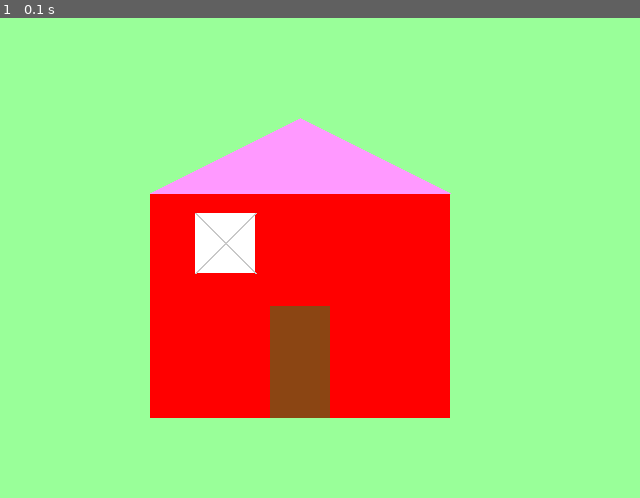
Above: before the commit, frame 1.
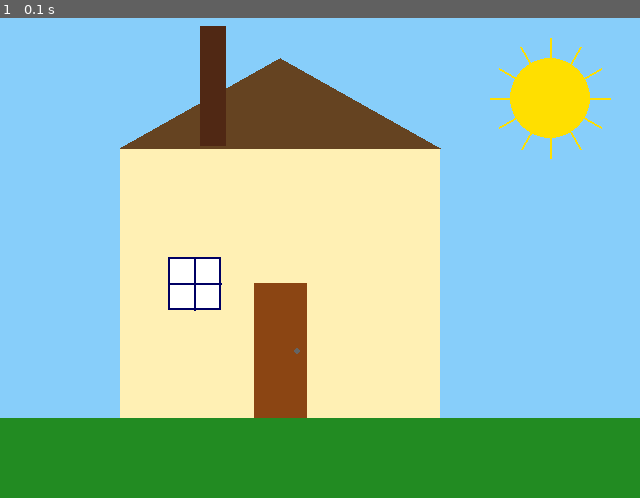
Above: after the commit, the same moment.

Repository: aleksTR1/pygame
Game: pygame game, started from Tundpygame.osa2.py
The game is run twice, just before and just after one commit, with the same random seed, the same clock (stepped at 60 frames per second) and the same inputs.
Inputs:
- Up to frame 1 (0.1 s): no input

The runs differ from the first frame. In frame 1, 99% of the frame differs, in the area x 0-100%, y 0-100%.

Commit message:
Tundpygame.osa2.py

Diff:
--- a/Tundpygame.osa2.py
+++ b/Tundpygame.osa2.py
@@ -136,71 +136,85 @@
 # pygame.quit()
 # sys.exit()
 
+#2,1
 import pygame
 import sys
+import math
 
 pygame.init()
 
-# Colors
-red = [255, 0, 0]
-green = [0, 255, 0]
-blue = [0, 0, 255]
-pink = [255, 153, 255]
-lGreen = [153, 255, 153]
-brown = [139, 69, 19]
-white = [255, 255, 255]
-gray = [200, 200, 200]
-
-# Screen setup
-screen = pygame.display.set_mode([640, 480])
-pygame.display.set_caption("Majake")
-screen.fill(lGreen)
-
-def draw_house(x, y, width, height, surface, color):
-    """Draw a house with base, roof, window, and door"""
-    base_height = int((3 / 4) * height)
-    roof_height = int(height / 4)
-
-    # Base rectangle
-    base_rect = pygame.Rect(x, y - base_height, width, base_height)
-    pygame.draw.rect(surface, color, base_rect)
-
-    # Roof triangle
-    roof_points = [
-        (x, y - base_height),
-        (x + width // 2, y - height),
-        (x + width, y - base_height)
-    ]
-    pygame.draw.polygon(surface, pink, roof_points)
-
-    # Door
-    door_width = width // 5
-    door_height = base_height // 2
-    door_rect = pygame.Rect(x + width // 2 - door_width // 2, y - door_height, door_width, door_height)
-    pygame.draw.rect(surface, brown, door_rect)
-
-    # Window
-    window_size = width // 5
-    window_rect = pygame.Rect(x + width // 4 - window_size // 2, y - base_height + 20, window_size, window_size)
-    pygame.draw.rect(surface, white, window_rect)
-    pygame.draw.line(surface, gray, window_rect.topleft, window_rect.bottomright, 2)
-    pygame.draw.line(surface, gray, window_rect.topright, window_rect.bottomleft, 2)
-
-# Main game loop
-running = True
-while running:
-    for event in pygame.event.get():
-        if event.type == pygame.QUIT:
-            running = False
-
-    # Clear screen
-    screen.fill(lGreen)
-
-    # Draw house
-    draw_house(150, 400, 300, 300, screen, red)
-
-    # Update display
+# Värvid
+TAEVAS = (135, 206, 250)
+MURU = (34, 139, 34)
+PAIKE = (255, 223, 0)
+SEIN = (255, 240, 180)
+KATUS = (101, 67, 33)
+KORSTEN = (80, 40, 20)
+UKS = (139, 69, 19)
+VALGE = (255, 255, 255)
+RAAM = (0, 0, 100)
+HALL = (100, 100, 100)
+
+# Ekraan
+LAIUS, KORGUS = 640, 480
+ekraan = pygame.display.set_mode((LAIUS, KORGUS))
+pygame.display.set_caption("Ilus maja")
+kell = pygame.time.Clock()
+
+def joonista_paike(x, y, r):
+    pygame.draw.circle(ekraan, PAIKE, (x, y), r)
+    for nurk in range(0, 360, 30):
+        dx = int(r * 1.5 * math.cos(math.radians(nurk)))
+        dy = int(r * 1.5 * math.sin(math.radians(nurk)))
+        pygame.draw.line(ekraan, PAIKE, (x, y), (x + dx, y + dy), 2)
+
+def joonista_maja(x, y, laius, korgus):
+    seinakorgus = int(korgus * 0.75)
+    katusekorgus = korgus - seinakorgus
+
+    # Seinad
+    pygame.draw.rect(ekraan, SEIN, (x, y - seinakorgus, laius, seinakorgus))
+
+    # Katus
+    punktid = [(x, y - seinakorgus), (x + laius // 2, y - korgus), (x + laius, y - seinakorgus)]
+    pygame.draw.polygon(ekraan, KATUS, punktid)
+
+    # Korsten
+    korsten_l = laius // 12
+    korsten_k = korgus // 3
+    korsten_x = x + laius // 4
+    korsten_y = y - korgus - 32
+    pygame.draw.rect(ekraan, KORSTEN, (korsten_x, korsten_y, korsten_l, korsten_k))
+
+    # Uks
+    ukse_l = laius // 6
+    ukse_k = seinakorgus // 2
+    pygame.draw.rect(ekraan, UKS, (x + laius // 2 - ukse_l // 2, y - ukse_k, ukse_l, ukse_k))
+    pygame.draw.circle(ekraan, HALL, (x + laius // 2 + ukse_l // 3, y - ukse_k // 2), 3)
+
+    # Aken (üks)
+    akna_suurus = laius // 6
+    ax = x + int(laius * 0.15)
+    ay = y - seinakorgus // 2 - akna_suurus // 2
+    pygame.draw.rect(ekraan, VALGE, (ax, ay, akna_suurus, akna_suurus))
+    pygame.draw.rect(ekraan, RAAM, (ax, ay, akna_suurus, akna_suurus), 2)
+    pygame.draw.line(ekraan, RAAM, (ax, ay + akna_suurus // 2), (ax + akna_suurus, ay + akna_suurus // 2), 2)
+    pygame.draw.line(ekraan, RAAM, (ax + akna_suurus // 2, ay), (ax + akna_suurus // 2, ay + akna_suurus), 2)
+
+# Peatsükl
+toori = True
+while toori:
+    ekraan.fill(TAEVAS)
+    pygame.draw.rect(ekraan, MURU, (0, KORGUS - 80, LAIUS, 80))
+    joonista_paike(550, 80, 40)
+    joonista_maja(120, KORGUS - 80, 320, 360)
+
     pygame.display.flip()
+    kell.tick(60)
+
+    for sündmus in pygame.event.get():
+        if sündmus.type == pygame.QUIT:
+            toori = False
 
 pygame.quit()
 sys.exit()
